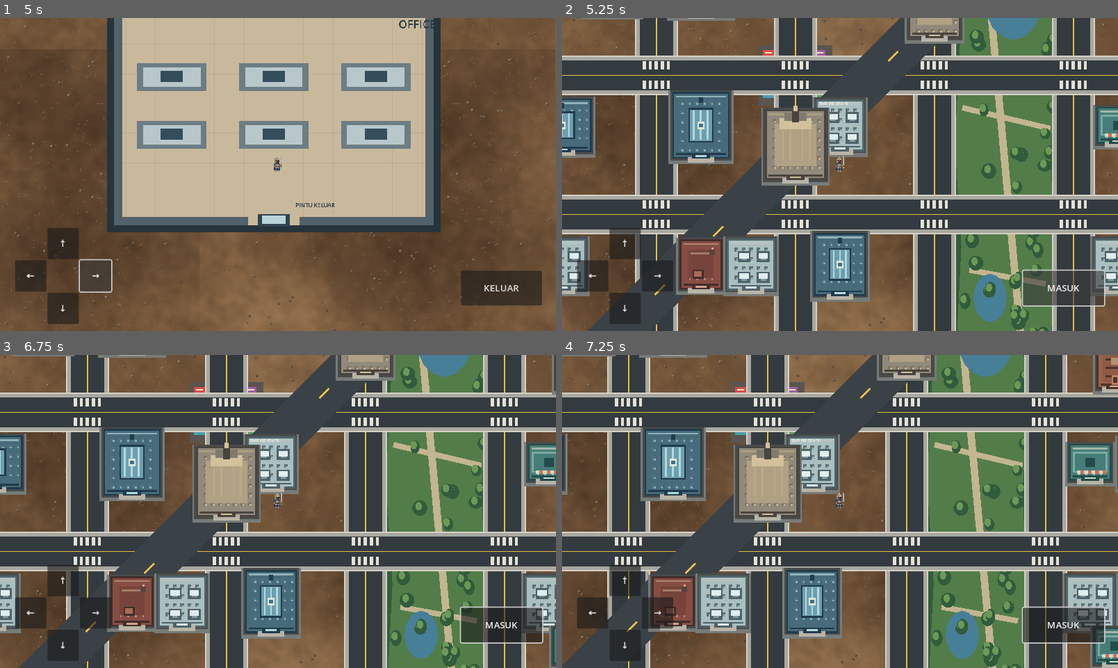
Above: before the commit, frames 1-4 (two rows, left to right).
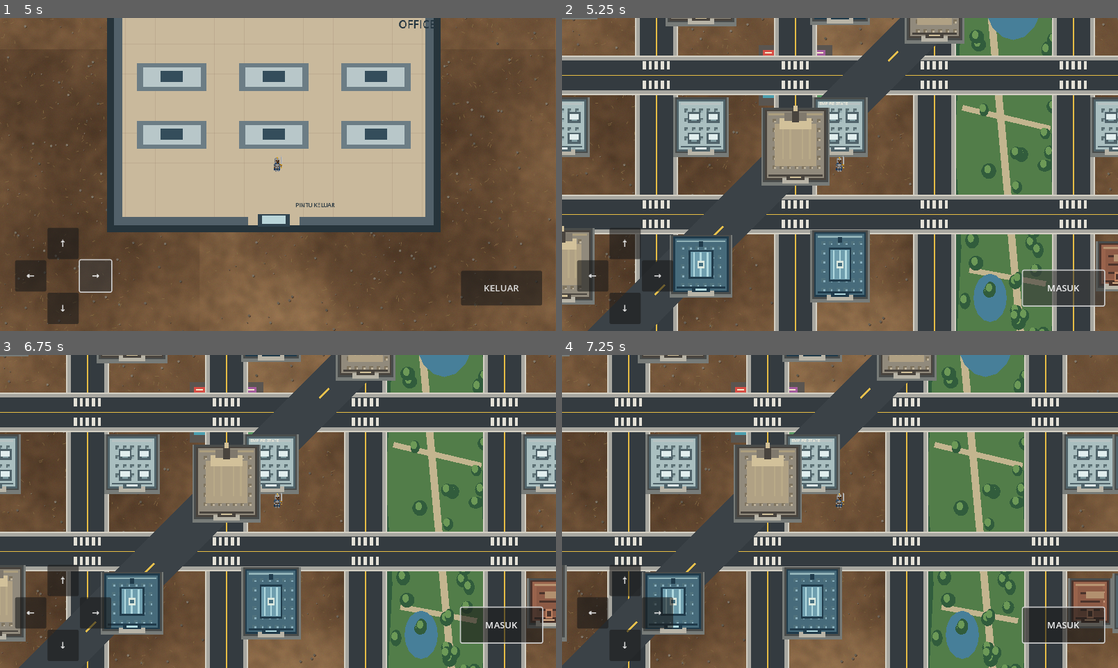
Above: after the commit, the same moments.

Repository: afie-boop/The-Fallen-Kingdom
Game: Godot game, scene res://scenes/game.tscn
Same seed, same stepped clock (60 frames per second), same inputs: the game is played once before the commit and once after it.
Inputs (mouse positions are in pixels of both pictures, inside the frame that each line leads up to):
- Up to frame 1 (5 s): tap Enter at 0.5 s; move the mouse to (400, 158) at 0.52 s; hold D 0.53-1.25 s; hold E 0.53-1.25 s; click (400, 158) at 0.67 s; drag from (166, 190) to (250, 237) at 1.27 s; click "↑" at 2 s; click "↓" at 2.75 s; click "←" at 3.5 s; click "→" at 4.25 s
- Up to frame 2 (5.25 s): click "KELUAR" at 5 s
- Up to frame 3 (6.75 s): click "MASUK" at 5.75 s; tap Space at 6.5 s; move the mouse to (333, 442) at 6.52 s; hold D from 6.53 s (still down); tap B at 6.6 s
- Up to frame 4 (7.25 s): keep holding D

Frame 1 is identical in both runs. In frame 2, 11% of the frame differs, in the area x 0-100%, y 0-92%; in frame 3, 11%; in frame 4, 12%, in the area x 0-100%, y 0-100%.

Commit message:
Prevent overlapping buildings in compact city blocks

Diff:
--- a/extracted/The-Fallen-Kingdom/scripts/game.gd
+++ b/extracted/The-Fallen-Kingdom/scripts/game.gd
@@ -117,9 +117,9 @@
 
             var highrise_zone := (bx >= -600.0 and bx <= 300.0 and by >= -450.0 and by <= 450.0)
             var residential_zone := (by < -450.0 or bx < -900.0 or bx > 900.0)
-            var count := rng.randi_range(2, 3)
+            var count := 2
             if highrise_zone:
-                count = rng.randi_range(1, 2)
+                count = 1
             var offsets: Array[Vector2] = [
                 Vector2(-54, -42), Vector2(54, -42), Vector2(0, 54)
             ]
